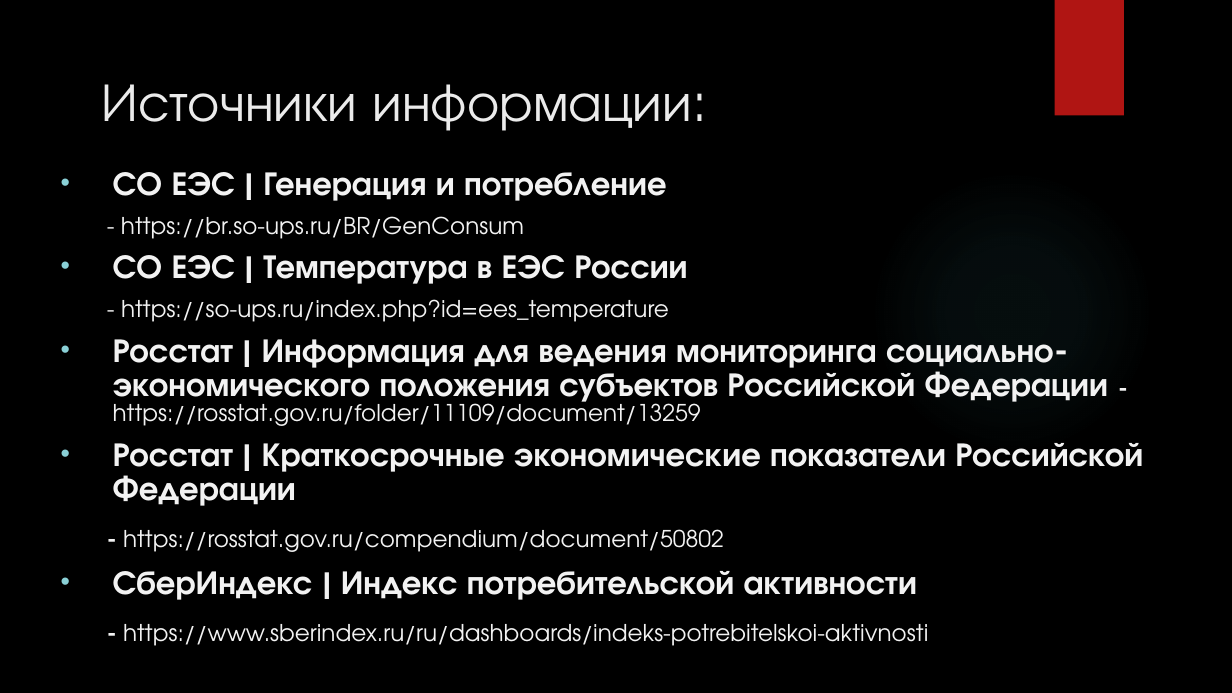
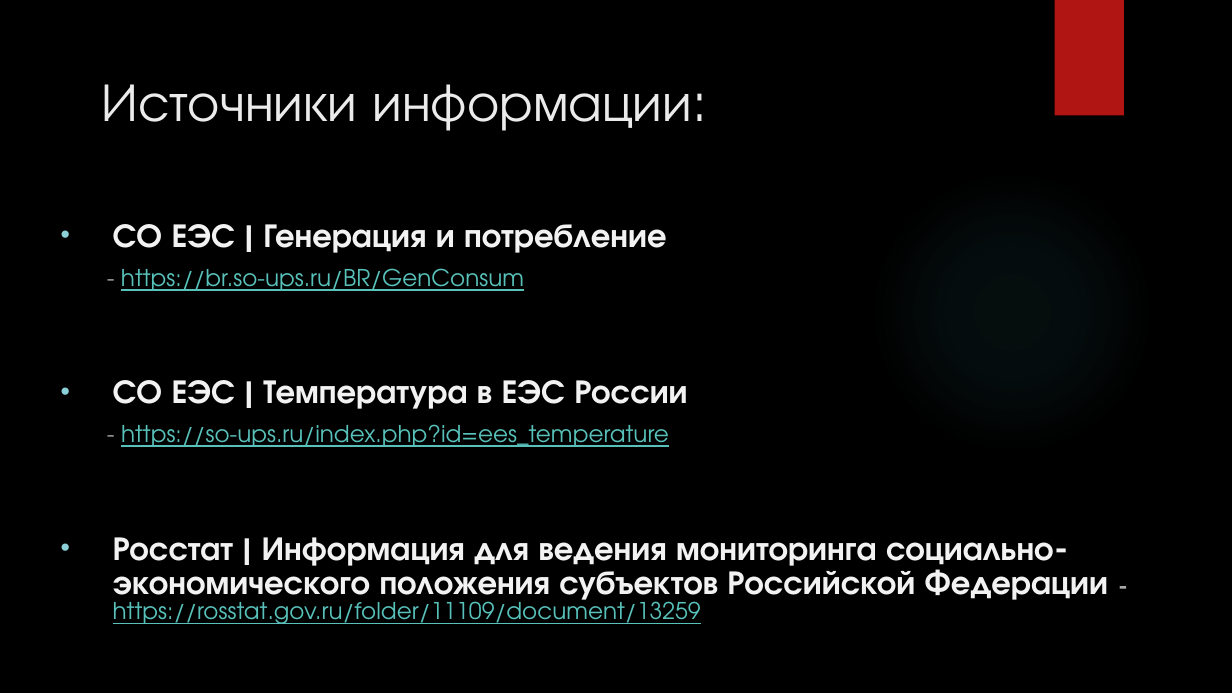
Before and after one commit to dsfnag/dst-off_final, a slide deck: slide 3 of DST-OFF-draft_MINENERGO.pptx. Drawn at 1232x693 pixels with LibreOffice and Linux fonts; fonts in the diff are those of the drawing; background and template pictures are left out. Boxes give left, top, right and bottom in pixels: in the first picture for what was removed or moved away, otherwise in the second. Text is boxed around its words. In the diff, an @@ line names an element or a change of style, - is before the commit and + after.

```diff
--- a/DST-OFF-draft_MINENERGO.pptx
+++ b/DST-OFF-draft_MINENERGO.pptx
@@ text at <box>113,268,1108,624</box>: text colour #F2F2F2 to #A6A6A6 in "-", "-", "-"; text colour #F2F2F2 to #58C1BA, underline on in "https://br.so-ups.ru/BR/GenConsum", "https://so-ups.ru/index.php?id=ees_temperature", "https://rosstat.gov.ru/folder/11109/document/13259" @@
@@ text at <box>113,443,1143,646</box>: paragraphs removed @@
-• Росстат | Краткосрочные экономические показатели Российской Федерации
-- https://rosstat.gov.ru/compendium/document/50802
-• СберИндекс | Индекс потребительской активности
-- https://www.sberindex.ru/ru/dashboards/indeks-potrebitelskoi-aktivnosti
```
Also in this commit, not shown: 6 other slides changed, 1 slide added, 1 slide removed, 18 other files.
